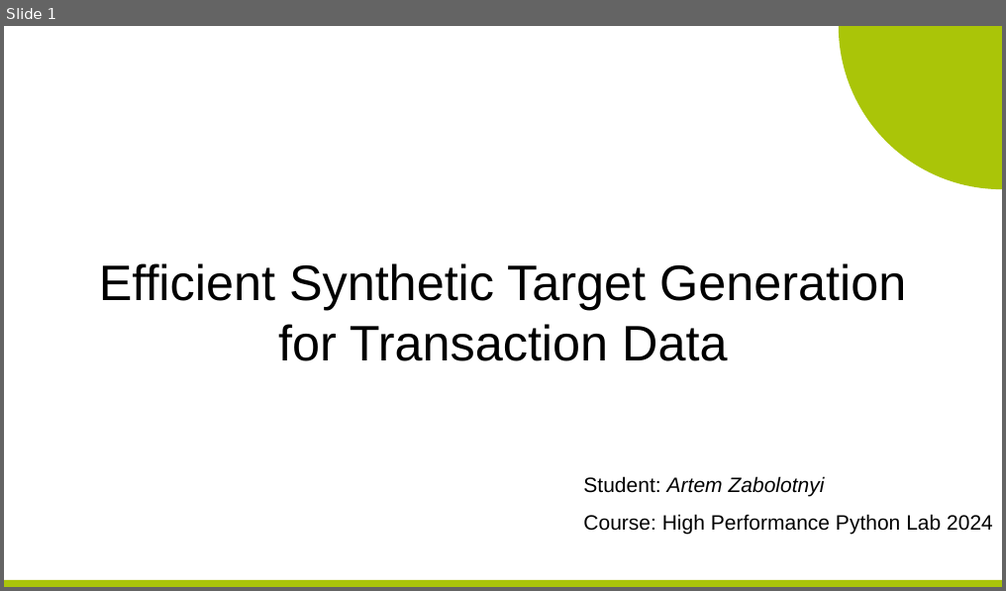
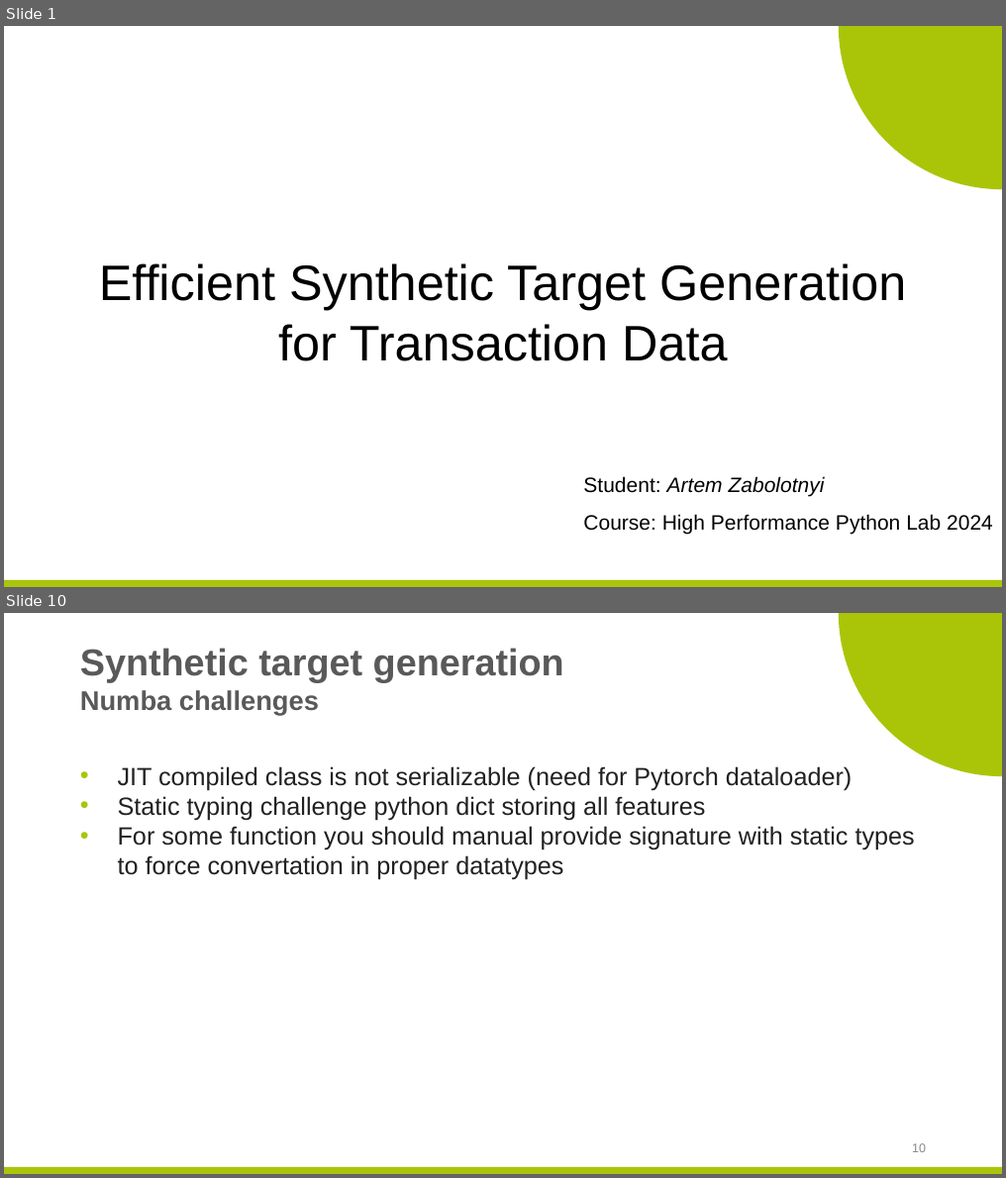
Before and after one commit to zaaabik/hppl_skoltech_project, a slide deck: presentations.pptx. Shown one above the other, each under a label of ours: slide 1 before the commit, slides 1 and 10 after it; the slides between them are not shown. The pictures are 1006x591 and 1006x1178 pixels, drawn with LibreOffice and Linux fonts; fonts in the diff are those of the drawing; background and template pictures are left out. Boxes give left, top, right and bottom in pixels: in the first picture for what was removed or moved away, otherwise in the second. Text is boxed around its words. In the diff, an @@ line names an element or a change of style, - is before the commit and + after.

```diff
--- a/presentations.pptx
+++ b/presentations.pptx
@@ slide 10 added at [4, 613, 1002, 1174], background #FFFFFF; not listed: 2 template elements that a slide beside it also shows @@
@@ title added at [80, 648, 564, 715], 36 pt, text #595959, bold @@
+Synthetic target generation
+Numba challenges
@@ text added at [118, 766, 915, 880], 24 pt, text #212121 @@
+• JIT compiled class is not serializable (need for Pytorch dataloader)
+• Static typing challenge python dict storing all features
+• For some function you should manual provide signature with static types to force convertation in proper datatypes
@@ page number added at [912, 1144, 926, 1153], 12 pt, text #888888 @@
+10
```
Also in this commit, not shown: 7 slides changed, 3 other slides added, 3 slides removed, 28 other files.
